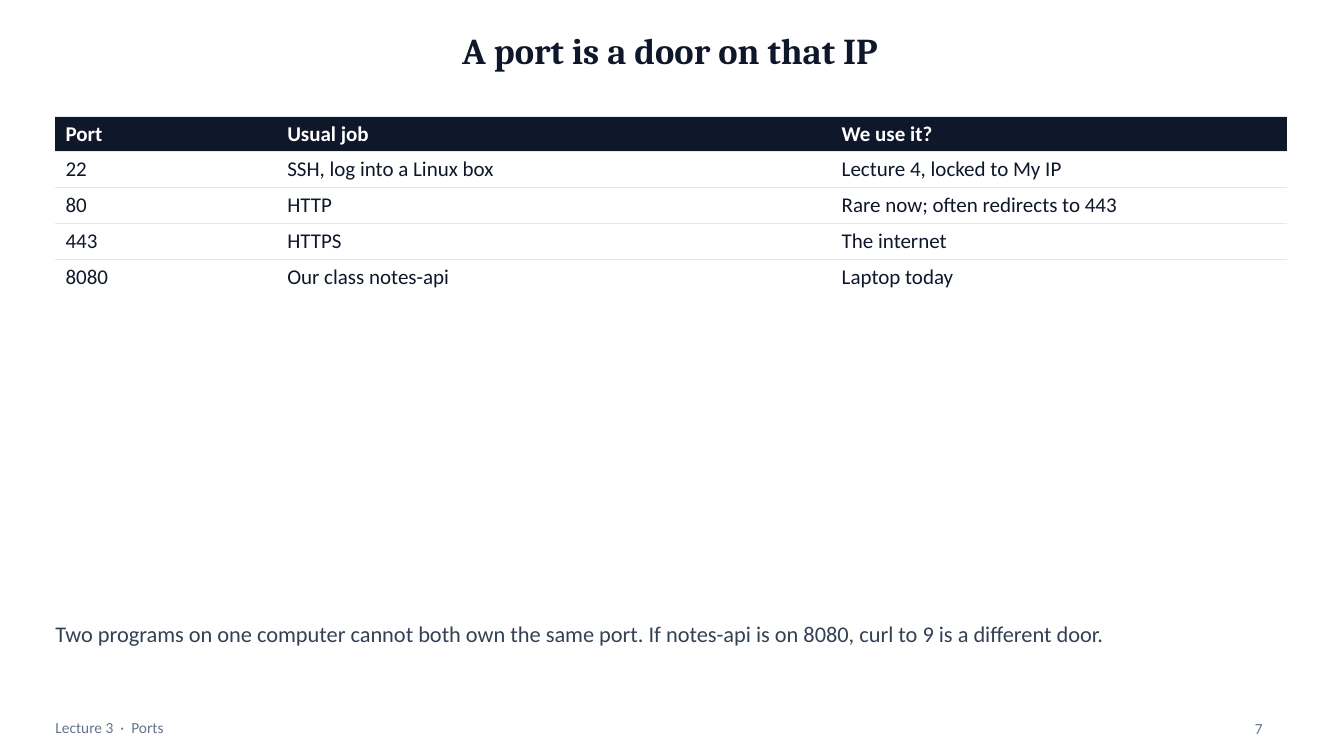
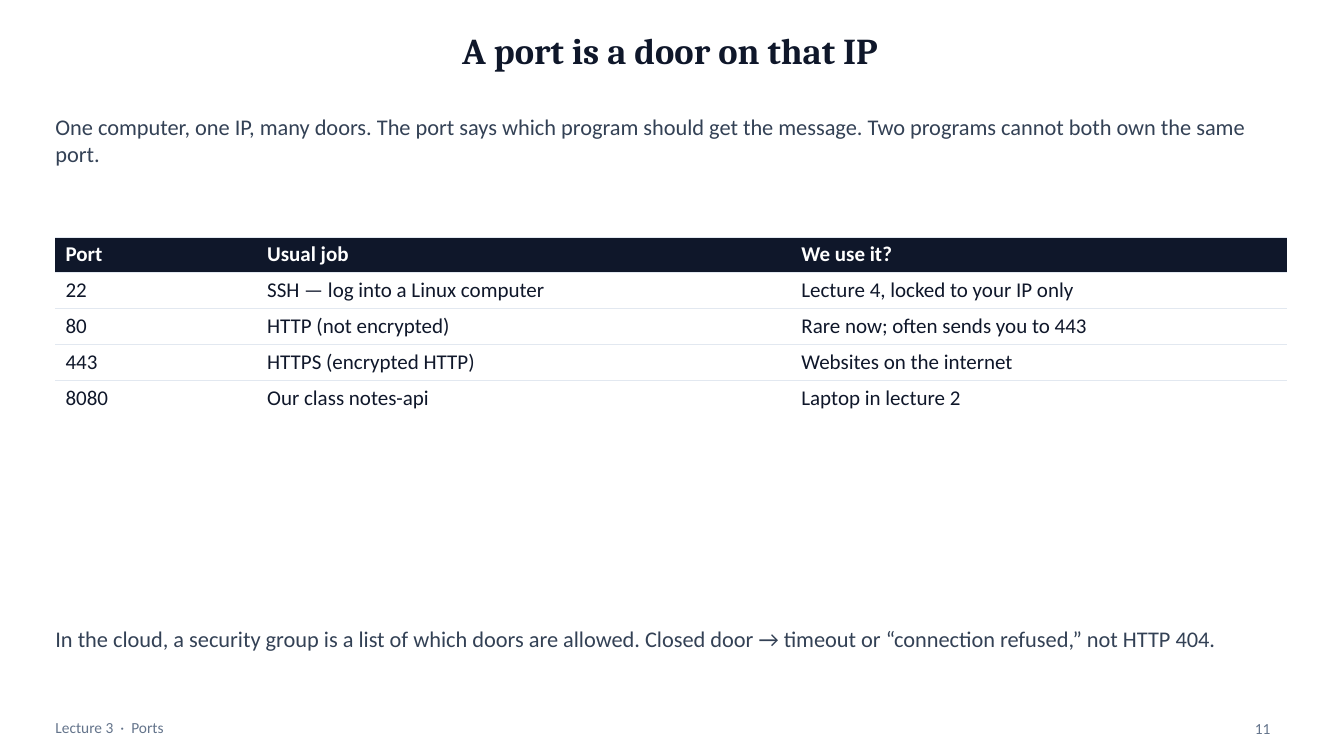
Before and after one commit to mayurb99/Devops_Beginners, a slide deck: slide 11 of lec-03/presentation/lec-03-networking.pptx (slide 7 before the commit). Drawn at 1344x756 pixels with LibreOffice and Linux fonts; fonts in the diff are those of the drawing. Boxes give left, top, right and bottom in pixels: in the first picture for what was removed or moved away, otherwise in the second. Text is boxed around its words. In the diff, an @@ line names an element or a change of style, - is before the commit and + after.

```diff
--- a/lec-03/presentation/lec-03-networking.pptx
+++ b/lec-03/presentation/lec-03-networking.pptx
@@ text added at (x1=55, y1=119, x2=1244, y2=166), 16 pt, text #334155 @@
+One computer, one IP, many doors. The port says which program should get the message. Two programs cannot both own the same port.
@@ table at (x1=55, y1=237, x2=1288, y2=413) @@
-row 2, column 2: SSH, log into a Linux box
+row 2, column 2: SSH — log into a Linux computer
-row 2, column 3: Lecture 4, locked to My IP
+row 2, column 3: Lecture 4, locked to your IP only
-row 3, column 2: HTTP
+row 3, column 2: HTTP (not encrypted)
-row 3, column 3: Rare now; often redirects to 443
+row 3, column 3: Rare now; often sends you to 443
-row 4, column 2: HTTPS
+row 4, column 2: HTTPS (encrypted HTTP)
-row 4, column 3: The internet
+row 4, column 3: Websites on the internet
-row 5, column 3: Laptop today
+row 5, column 3: Laptop in lecture 2
@@ table moved from (x1=55, y1=116, x2=1288, y2=292) to (x1=55, y1=237, x2=1288, y2=413) @@
@@ text removed at (x1=55, y1=626, x2=1103, y2=646) @@
-Two programs on one computer cannot both own the same port. If notes-api is on 8080, curl to 9 is a different door.
@@ text added at (x1=55, y1=631, x2=1216, y2=651), 16 pt, text #334155 @@
+In the cloud, a security group is a list of which doors are allowed. Closed door → timeout or “connection refused,” not HTTP 404.
@@ page number at (x1=1255, y1=724, x2=1271, y2=734): text changed @@
-7
+11
```
Also in this commit, not shown: 23 other slides changed, 15 slides added, 3 slides removed, 7 other files.
